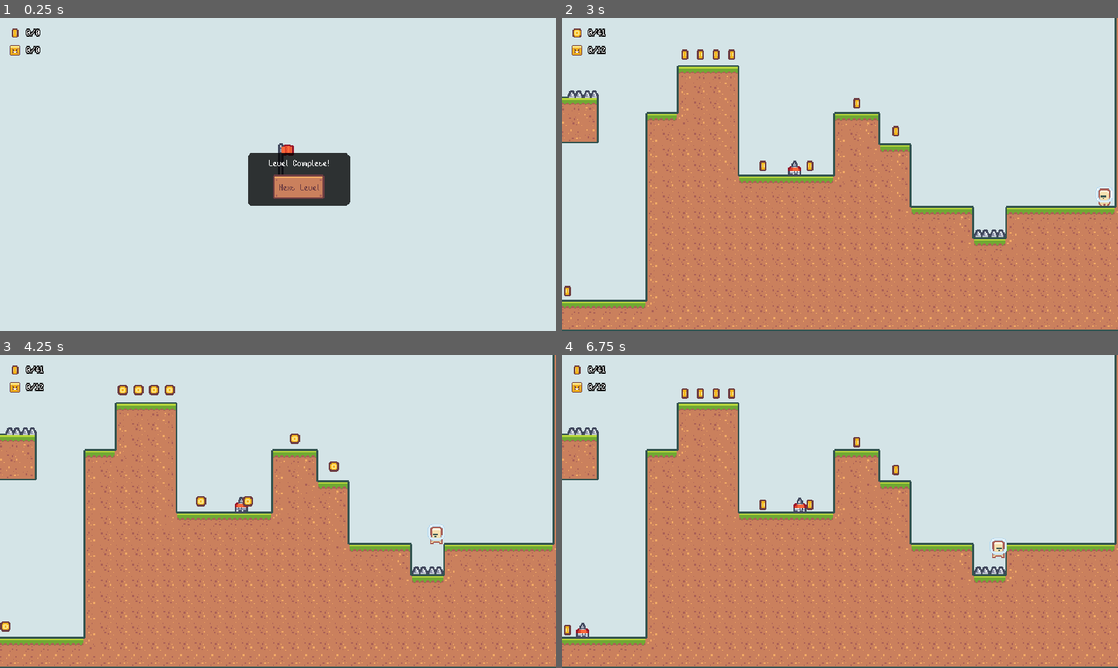
Above: before the commit, frames 1-4 (two rows, left to right).
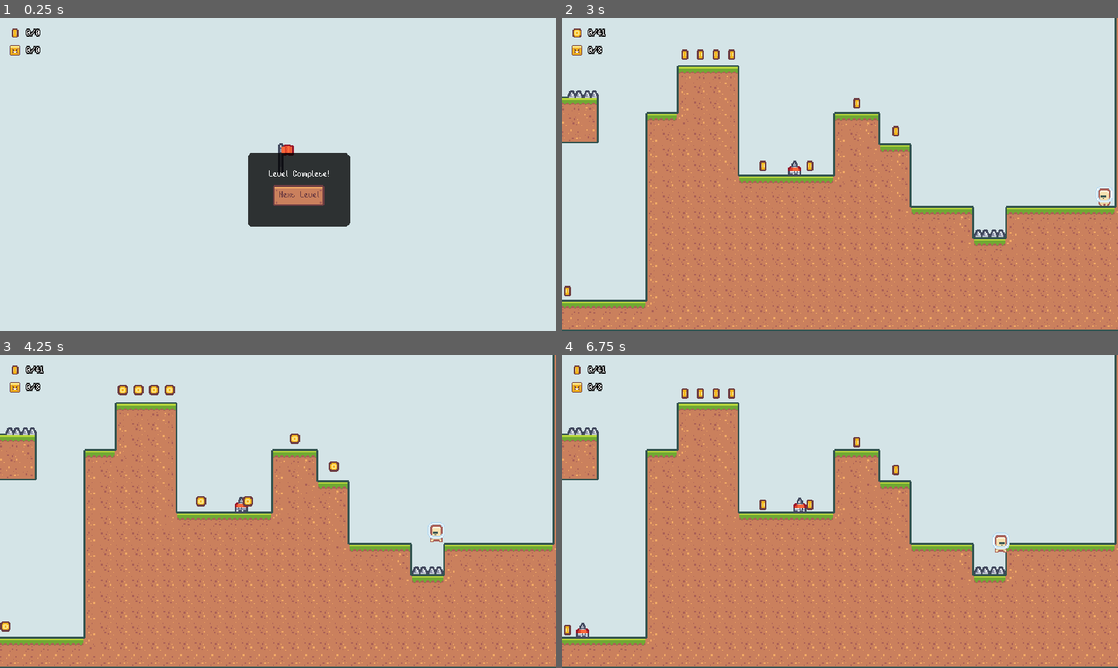
Above: after the commit, the same moments.

Repository: oucar/slimy-platformer
Game: Godot game, scene res://scenes/BaseLevel.tscn
The game is run twice, just before and just after one commit, with the same random seed, the same clock (stepped at 60 frames per second) and the same inputs. This scene is started directly instead of the project's main scene.
Inputs:
- Up to frame 1 (0.25 s): no input
- Up to frame 2 (3 s): click "Next Level" at 0.5 s; hold D (move_right) 1.28-2.75 s; tap Shift (dash) at 1.35, 2.1 s; tap W (jump) at 1.52, 2.27 s; click "Next Level" at 2.75 s
- Up to frame 3 (4.25 s): hold A (move_left) from 3.53 s (still down); tap Shift (dash) at 3.6 s
- Up to frame 4 (6.75 s): release A (move_left) at 4.28 s; hold D (move_right) 4.28-5.78 s; tap Shift (dash) every 0.75 s from 4.35 to 6.6 s; tap W (jump) at 4.52, 5.27, 6.02 s; hold A (move_left) 5.78-6.53 s; hold D (move_right) from 6.53 s (still down)

The runs differ from the first frame. In frame 1, 2.0% of the frame differs, in the area x 44-63%, y 45-67%; in frame 2, less than 0.1%; in frame 3, 0.1%; in frame 4, 0.2%.

Commit message:
fixed incorrect enemy size

Diff:
--- a/resources/font.tres
+++ b/resources/font.tres
@@ -3,4 +3,5 @@
 [ext_resource path="res://resources/BitPotion.ttf" type="DynamicFontData" id=1]
 
 [resource]
+extra_spacing_top = -4
 font_data = ExtResource( 1 )
--- a/scenes/BaseLevel.gd
+++ b/scenes/BaseLevel.gd
@@ -24,7 +24,7 @@
 
 	# total enemies in the scene
 	var guardTotal = get_tree().get_nodes_in_group("enemy_guard").size()
-	var flyTotal = get_tree().get_nodes_in_group("enemy_guard").size()
+	var flyTotal = get_tree().get_nodes_in_group("enemy_fly").size()
 	enemy_total_changed(guardTotal + flyTotal)
 
 	# register a signal to listen for enemy reaching to the flag
--- a/scenes/Player.tscn
+++ b/scenes/Player.tscn
@@ -22,9 +22,8 @@
 "speed": 10.0
 } ]
 
-[sub_resource type="CapsuleShape2D" id=6]
-radius = 8.0
-height = 6.0
+[sub_resource type="RectangleShape2D" id=6]
+extents = Vector2( 5, 9 )
 
 [sub_resource type="CircleShape2D" id=3]
 radius = 12.0
@@ -48,7 +47,7 @@
 playing = true
 
 [node name="CollisionShape2D" type="CollisionShape2D" parent="."]
-position = Vector2( 0, -11 )
+position = Vector2( 0, -9 )
 shape = SubResource( 6 )
 
 [node name="CoyoteTimer" type="Timer" parent="."]
@@ -65,6 +64,7 @@
 shape = SubResource( 3 )
 
 [node name="HazardArea" type="Area2D" parent="."]
+visible = false
 collision_layer = 1048576
 collision_mask = 1048576
 
--- a/scenes/UI/LevelComplete.tscn
+++ b/scenes/UI/LevelComplete.tscn
@@ -10,7 +10,7 @@
 margin_left = 285.0
 margin_top = 155.0
 margin_right = 403.0
-margin_bottom = 211.0
+margin_bottom = 240.0
 size_flags_horizontal = 4
 size_flags_vertical = 4
 theme = ExtResource( 1 )
@@ -20,8 +20,9 @@
 
 [node name="MarginContainer" type="MarginContainer" parent="PanelContainer"]
 margin_left = 20.0
+margin_top = 16.0
 margin_right = 98.0
-margin_bottom = 61.0
+margin_bottom = 69.0
 size_flags_horizontal = 4
 size_flags_vertical = 4
 custom_constants/margin_right = 4
@@ -36,22 +37,22 @@
 margin_left = 4.0
 margin_top = 4.0
 margin_right = 74.0
-margin_bottom = 53.0
+margin_bottom = 45.0
 size_flags_horizontal = 4
 size_flags_vertical = 4
 custom_constants/separation = 8
 
 [node name="Label" type="Label" parent="PanelContainer/MarginContainer/VBoxContainer"]
 margin_right = 70.0
-margin_bottom = 13.0
+margin_bottom = 9.0
 size_flags_horizontal = 4
 text = "Level Complete!"
 
 [node name="Button" type="Button" parent="PanelContainer/MarginContainer/VBoxContainer"]
 margin_left = 5.0
-margin_top = 21.0
+margin_top = 17.0
 margin_right = 64.0
-margin_bottom = 49.0
+margin_bottom = 41.0
 size_flags_horizontal = 4
 size_flags_vertical = 4
 text = "Next Level"
